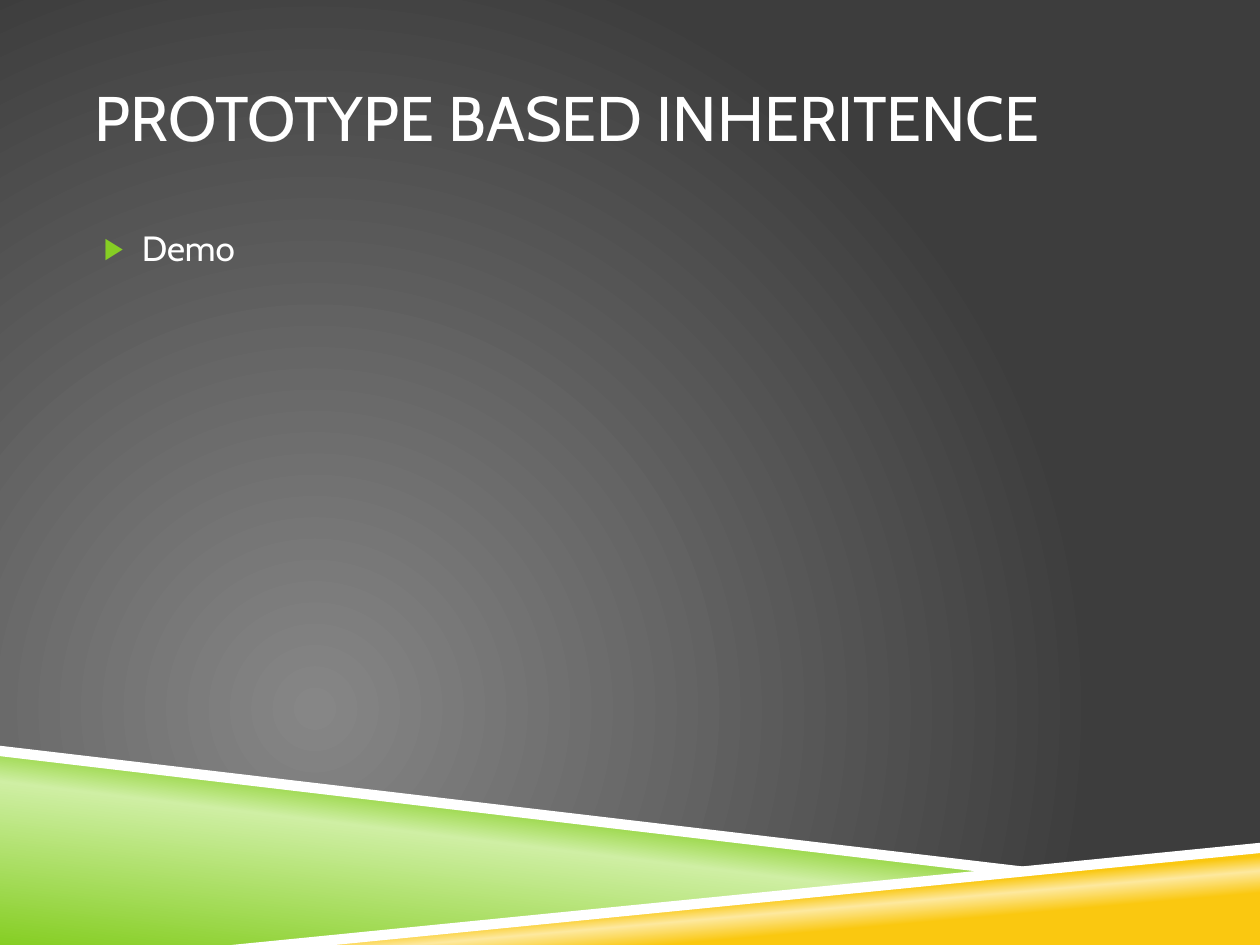
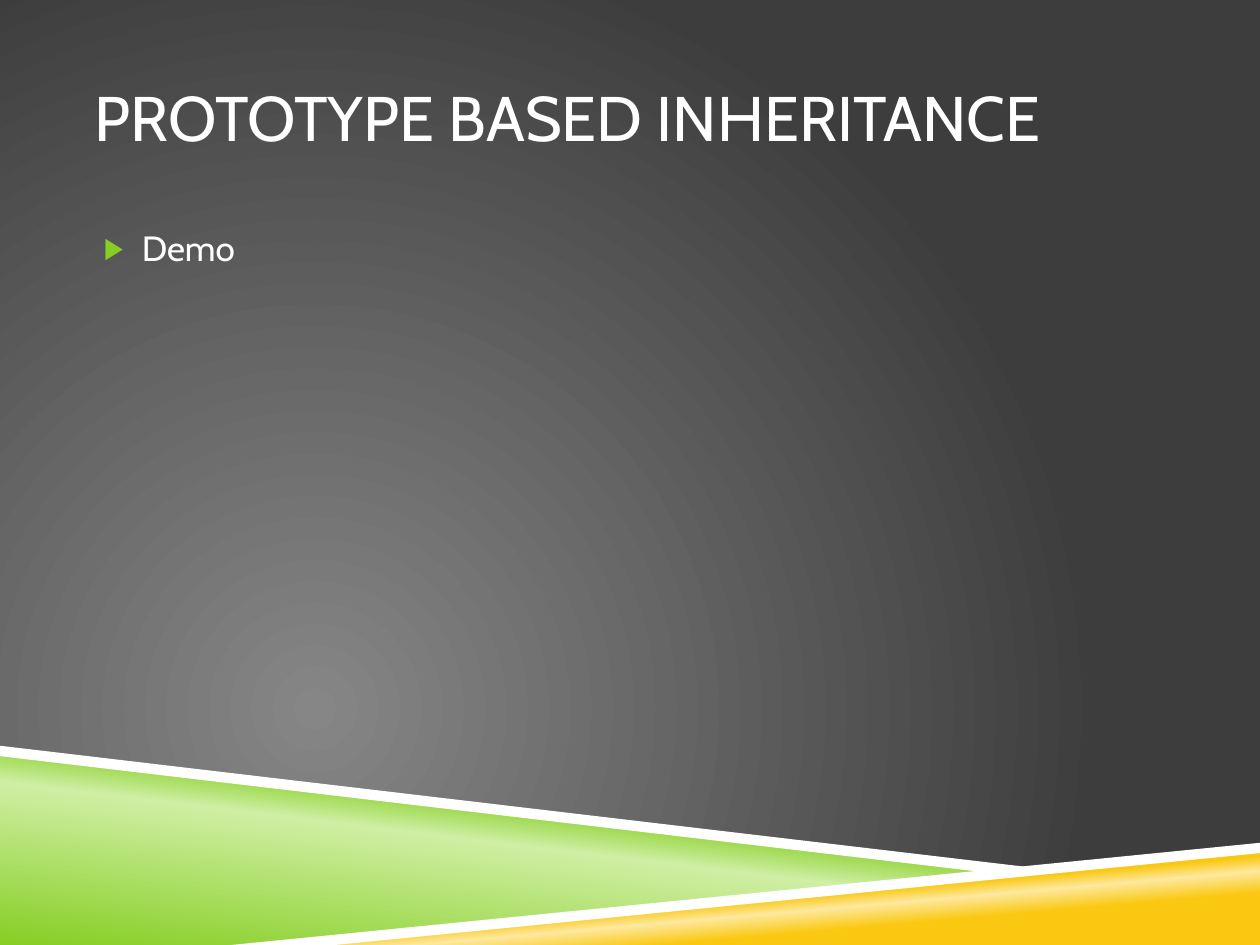
Before and after one commit to stimms/SinglePageApplications, a slide deck: slide 22 of Building Single page applications.pptx (slide 18 before the commit). Drawn at 1260x945 pixels with LibreOffice and Linux fonts; fonts in the diff are those of the drawing; background and template pictures are left out. Boxes give left, top, right and bottom in pixels: in the first picture for what was removed or moved away, otherwise in the second. Text is boxed around its words. In the diff, an @@ line names an element or a change of style, - is before the commit and + after.

```diff
--- a/Building Single page applications.pptx
+++ b/Building Single page applications.pptx
@@ title at (x1=94, y1=96, x2=1040, y2=142): text changed @@
-PROTOTYPE BASED INHERITENCE
+PROTOTYPE BASED INHERITANCE
```
Also in this commit, not shown: 5 slides added, 11 other files.
